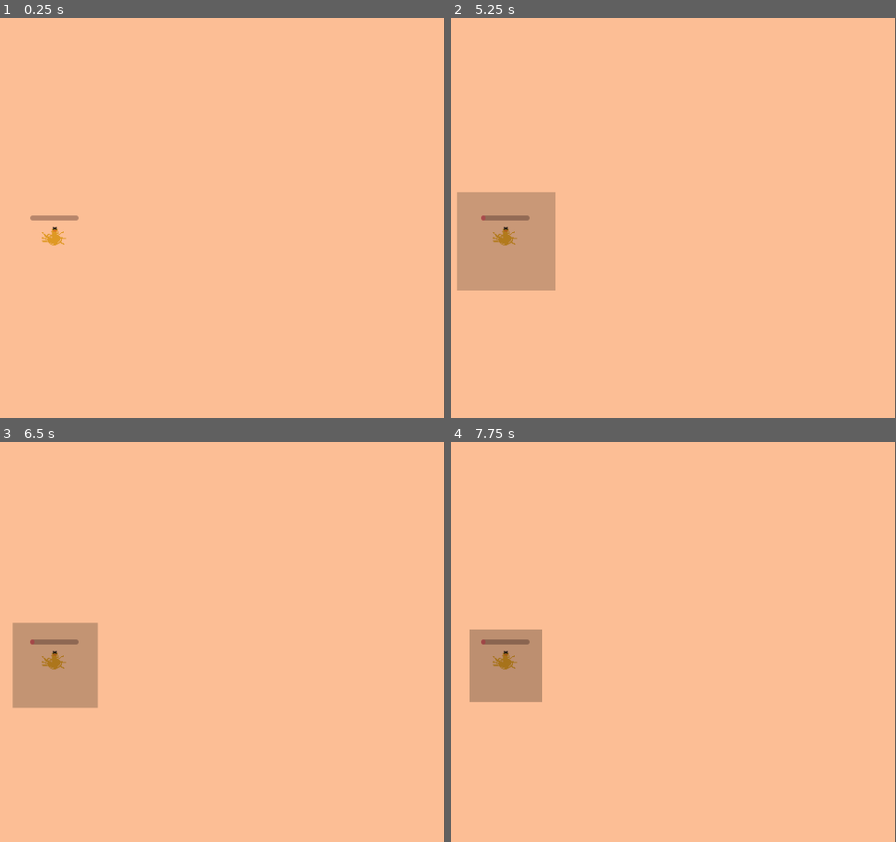
Above: before the commit, frames 1-4 (two rows, left to right).
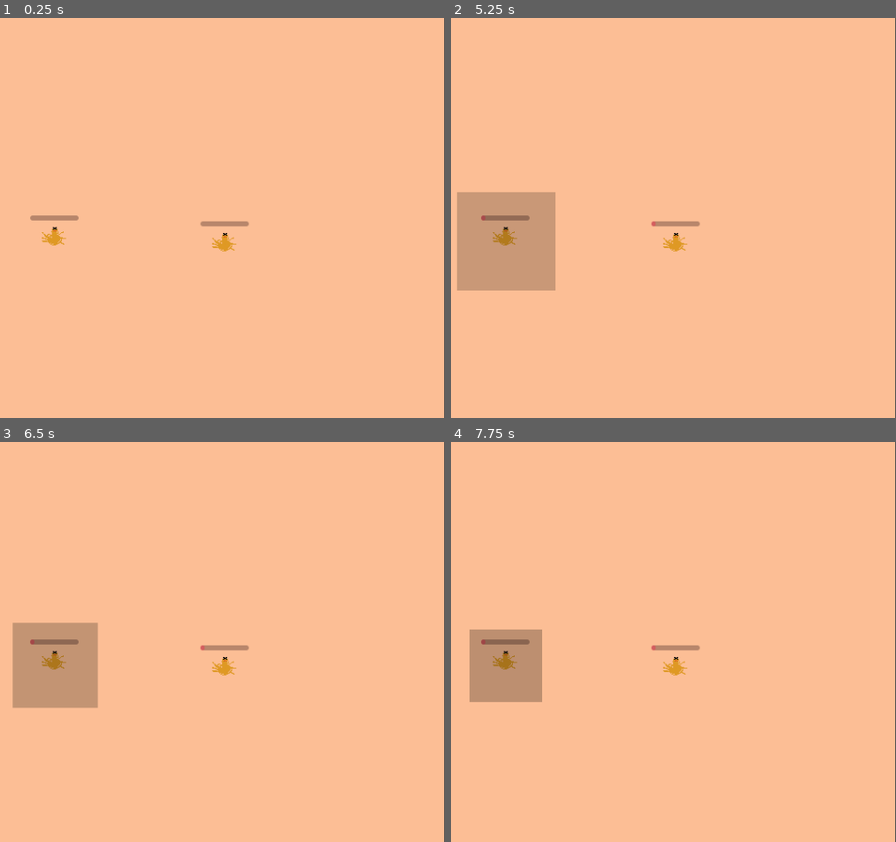
Above: after the commit, the same moments.

Repository: Topech/tick-souls
Game: Godot game, scene res://main.tscn
Two runs of this game, one before a commit and one after it. Both use one fixed random seed, a clock stepped at 60 frames per second and the inputs below.
Inputs:
- Up to frame 1 (0.25 s): no input
- Up to frame 2 (5.25 s): tap Enter at 0.5, 2, 3.5 s; tap Space at 1.25, 2.75, 4.25 s
- Up to frame 3 (6.5 s): no input
- Up to frame 4 (7.75 s): no input

The runs differ from the first frame. In frame 1, 0.3% of the frame differs, in the area x 44-56%, y 50-59%; in frame 2, 0.3%; in frame 3, 0.3%; in frame 4, 0.3%.
Error before the commit: Invalid access to property or key 'devices_detected' on a base object of type 'Nil'. (res://controller_detector.gd:8)

Commit message:
tmp(controller): unfinished

Diff:
--- a/controller_detector.gd
+++ b/controller_detector.gd
@@ -2,10 +2,7 @@
 
 
 func _input(event: InputEvent) -> void:
-	print(event.device)
-	print(event.as_text())
-
-	if not event.device in Global.devices_detected:
+	if event is InputEventJoypadButton and not event.device in Global.devices_detected:
 		Global.devices_detected.append(event.device)
-
-	print(Global.devices_detected)
+		var player = PlayerInputDevices.next_player()
+		PlayerInputDevices.set_players_device(player, event.device)
--- a/global.gd
+++ /dev/null
@@ -1,3 +0,0 @@
-
-
-var devices_detected: Array[int] = []
--- /dev/null
+++ b/global/global.gd
@@ -0,0 +1,10 @@
+extends Node
+
+var devices_detected: Array[int] = []
+
+enum players {
+	PLAYER_1=1,
+	PLAYER_2,
+	PLAYER_3,
+	PLAYER_4
+}
--- /dev/null
+++ b/global/player_input_devices.gd
@@ -0,0 +1,26 @@
+extends Node
+
+
+var _player_device_lookup = {}
+
+
+func get_players_device(player: Global.players) -> Variant:
+	return _player_device_lookup.get(player, null)
+
+
+func set_players_device(player: Global.players, device_id: int) -> void:
+	_player_device_lookup.set(player, device_id)
+
+
+func next_player() -> Variant:
+	#var assigned_players = _player_device_lookup.keys()
+	#var all_players = Array(Global.players.values())
+	#var remaining_players = all_players.filter(func(x): not assigned_players.has(Global.players.)
+	#
+	#print(assigned_players)
+	#print(Global.players.values())
+	#print(remaining_players)
+	#
+	#remaining_players.sort()
+	#return remaining_players.front()
+	return Global.players.PLAYER_1
--- a/input/input_direction.gd
+++ b/input/input_direction.gd
@@ -1,25 +1,60 @@
 extends Node
 
-@export_category("Movement Actions")
+
+var device_id: int
+
+
+@export_group("Movement Actions")
 @export var up_action: Enums.Actions = Enums.Actions.MOVE_UP
 @export var down_action: Enums.Actions = Enums.Actions.MOVE_DOWN
 @export var left_action: Enums.Actions = Enums.Actions.MOVE_LEFT
 @export var right_action: Enums.Actions = Enums.Actions.MOVE_RIGHT
 
-@export_category("Outputs")
+@export_group("Outputs")
 @export var direction = Vector2(0, 0)
+
+
+# todo: move to its own thing
+func _physics_process(delta: float) -> void:
+	var player: Player = owner
+	var players_device_id = player.device_id
+	if players_device_id != null:
+		device_id = players_device_id
+
+
+var up_strength: float = 0
+var down_strength: float = 0
+var left_strength: float = 0
+var right_strength: float = 0
+
+
+func _input(event: InputEvent) -> void:
+	if event.device != device_id:
+		return
+
+	match event:
+		InputEventKey:
+			if event.is_action_pressed(Enums.action_as_str(up_action)):
+				up_strength = 1.0
+			if event.is_action_pressed(Enums.action_as_str(down_action)):
+				down_strength = 1.0
+			if event.is_action_pressed(Enums.action_as_str(left_action)):
+				left_strength = 1.0
+			if event.is_action_pressed(Enums.action_as_str(right_action)):
+				right_strength = 1.0
+
+		#InputEventJoypadMotion:
+	if event.is_action(Enums.action_as_str(up_action)):
+		up_strength = event.get_action_strength(Enums.action_as_str(up_action))
+	if event.is_action(Enums.action_as_str(down_action)):
+		down_strength = event.get_action_strength(Enums.action_as_str(down_action))
+	if event.is_action(Enums.action_as_str(left_action)):
+		left_strength = event.get_action_strength(Enums.action_as_str(left_action))
+	if event.is_action(Enums.action_as_str(right_action)):
+		right_strength = event.get_action_strength(Enums.action_as_str(right_action))
 
 
 func _process(_delta: float) -> void:
 	var new_direction = Vector2(0, 0)
 
-	if Input.is_action_pressed(Enums.action_as_str(up_action)):
-		new_direction += Vector2(0, -1)
-	if Input.is_action_pressed(Enums.action_as_str(down_action)):
-		new_direction += Vector2(0, 1)
-	if Input.is_action_pressed(Enums.action_as_str(left_action)):
-		new_direction += Vector2(-1, 0)
-	if Input.is_action_pressed(Enums.action_as_str(right_action)):
-		new_direction += Vector2(1, 0)
-
-	direction = new_direction.normalized()
+	direction = Vector2(right_strength - left_strength, down_strength - up_strength)
--- a/main.gd
+++ b/main.gd
@@ -1,18 +1,10 @@
 extends Node2D
 
-#var tweezers_to_free = []
-#
-#
-#func _process(delta: float) -> void:
-	#if not tweezers_to_free.is_empty():
-		#for tweezer in tweezers_to_free:
-			#tweezer.free()
-		#tweezers_to_free = []
+
 
 func _ready() -> void:
 	$TweezerSpawnTimer.wait_time = 5
 	$TweezerSpawnTimer.start()
-
 
 
 func _on_tweezers_tweezed_player(player: Player) -> void:
@@ -20,13 +12,12 @@
 
 
 func _on_tweezers_failed(tweezer: Tweezers) -> void:
-	#tweezers_to_free.append(tweezer)
 	tweezer.queue_free()
 
 
 func _on_timer_timeout() -> void:
 	var tweezers = preload("res://tweezers/tweezers.tscn").instantiate()
-	tweezers.target_node = $Player
+	tweezers.target_node = $Player1
 	add_child(tweezers)
 	tweezers.failed.connect(_on_tweezers_failed)
 	$TweezerSpawnTimer.wait_time = 10
--- a/main.tscn
+++ b/main.tscn
@@ -46,7 +46,11 @@
 wait_time = 9.95
 autostart = true
 
-[node name="Player" parent="." instance=ExtResource("1_ig7tw")]
+[node name="Player1" parent="." instance=ExtResource("1_ig7tw")]
 position = Vector2(380, 270)
 
+[node name="Player2" parent="." instance=ExtResource("1_ig7tw")]
+position = Vector2(584, 277)
+device_id = 1
+
 [connection signal="timeout" from="TweezerSpawnTimer" to="." method="_on_timer_timeout"]
--- a/player/player.gd
+++ b/player/player.gd
@@ -1,4 +1,9 @@
 class_name Player extends Node2D
+
+
+@export var device_id: int
+
+
 
 @onready var metrics = $PlayerMetrics.PlayerMetrics.new()
 
@@ -14,6 +19,7 @@
 
 # ui nodes
 @onready var blood_bar = $BloodProgressBar
+
 
 
 func _process(delta: float) -> void:
--- a/player/roll_event.gd
+++ b/player/roll_event.gd
@@ -1,9 +1,12 @@
 extends PlayerEvent
+
+#@export var device_id: int
 
 
 func _input(event: InputEvent) -> void:
 	if (
-		event.is_action_pressed(Enums.action_as_str(Enums.Actions.MOVE_ROLL))
+		# event.device == device_id and
+		 event.is_action_pressed(Enums.action_as_str(Enums.Actions.MOVE_ROLL))
 	):
 		trigger()
 	else:
--- a/player/suck_event.gd
+++ b/player/suck_event.gd
@@ -1,9 +1,19 @@
 extends PlayerEvent
+
+#var device_id: int
+#
+#
+#func _ready() -> void:
+	#var player: Player = owner
+	#device_id = PlayerInputDevices.get_players_device(player.player_id)
 
 
 func _input(event: InputEvent) -> void:
-	if event.is_action_pressed(
-		Enums.action_as_str(Enums.Actions.ABILITY_SUCK_BLOOD)
+	if (
+		# event.device == device_id and
+		event.is_action_pressed(
+			Enums.action_as_str(Enums.Actions.ABILITY_SUCK_BLOOD)
+		)
 	):
 		trigger()
 	elif event.is_action_released(Enums.action_as_str(Enums.Actions.ABILITY_SUCK_BLOOD)):
--- a/player/walk_event.gd
+++ b/player/walk_event.gd
@@ -1,4 +1,6 @@
 extends PlayerEvent
+
+
 
 @onready var input_direction_node = $InputDirection
 @onready var direction: Vector2 = input_direction_node.direction
--- a/project.godot
+++ b/project.godot
@@ -17,7 +17,8 @@
 
 [autoload]
 
-Global="*res://global.gd"
+Global="*res://global/global.gd"
+PlayerInputDevices="*res://global/player_input_devices.gd"
 
 [display]
 
@@ -31,31 +32,37 @@
 move_up={
 "deadzone": 0.2,
 "events": [Object(InputEventKey,"resource_local_to_scene":false,"resource_name":"","device":-1,"window_id":0,"alt_press …(192 unchanged characters)…
+, Object(InputEventJoypadMotion,"resource_local_to_scene":false,"resource_name":"","device":-1,"axis":1,"axis_value":-1.0,"script":null)
 ]
 }
 move_down={
 "deadzone": 0.2,
 "events": [Object(InputEventKey,"resource_local_to_scene":false,"resource_name":"","device":-1,"window_id":0,"alt_press …(192 unchanged characters)…
+, Object(InputEventJoypadMotion,"resource_local_to_scene":false,"resource_name":"","device":-1,"axis":1,"axis_value":1.0,"script":null)
 ]
 }
 move_left={
 "deadzone": 0.2,
 "events": [Object(InputEventKey,"resource_local_to_scene":false,"resource_name":"","device":-1,"window_id":0,"alt_press …(191 unchanged characters)…
+, Object(InputEventJoypadMotion,"resource_local_to_scene":false,"resource_name":"","device":-1,"axis":0,"axis_value":-1.0,"script":null)
 ]
 }
 move_right={
 "deadzone": 0.2,
 "events": [Object(InputEventKey,"resource_local_to_scene":false,"resource_name":"","device":-1,"window_id":0,"alt_press …(192 unchanged characters)…
+, Object(InputEventJoypadMotion,"resource_local_to_scene":false,"resource_name":"","device":-1,"axis":0,"axis_value":1.0,"script":null)
 ]
 }
 move_roll={
 "deadzone": 0.2,
 "events": [Object(InputEventKey,"resource_local_to_scene":false,"resource_name":"","device":-1,"window_id":0,"alt_press …(195 unchanged characters)…
+, Object(InputEventJoypadButton,"resource_local_to_scene":false,"resource_name":"","device":-1,"button_index":1,"pressure":0.0,"pressed":true,"script":null)
 ]
 }
 ability_suck_blood={
 "deadzone": 0.2,
 "events": [Object(InputEventKey,"resource_local_to_scene":false,"resource_name":"","device":-1,"window_id":0,"alt_press …(191 unchanged characters)…
+, Object(InputEventJoypadButton,"resource_local_to_scene":false,"resource_name":"","device":-1,"button_index":0,"pressure":0.0,"pressed":true,"script":null)
 ]
 }
 
Renamed: global.gd.uid -> global/global.gd.uid
Not shown, added: global/player_input_devices.gd.uid
